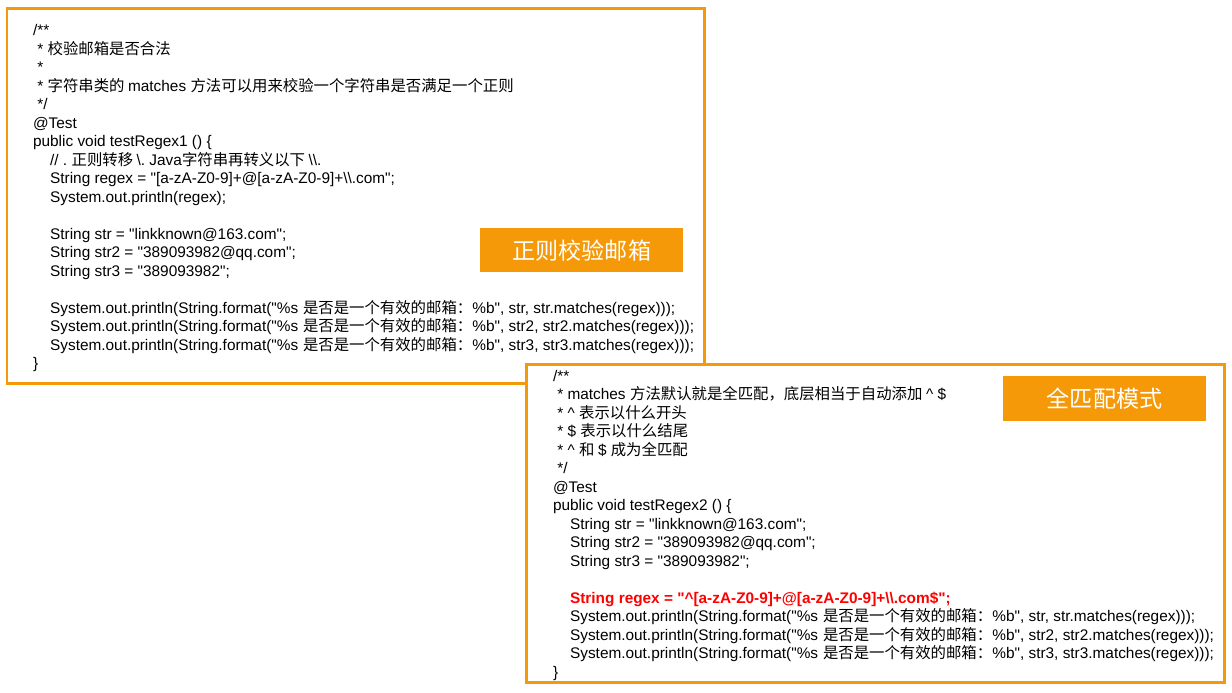
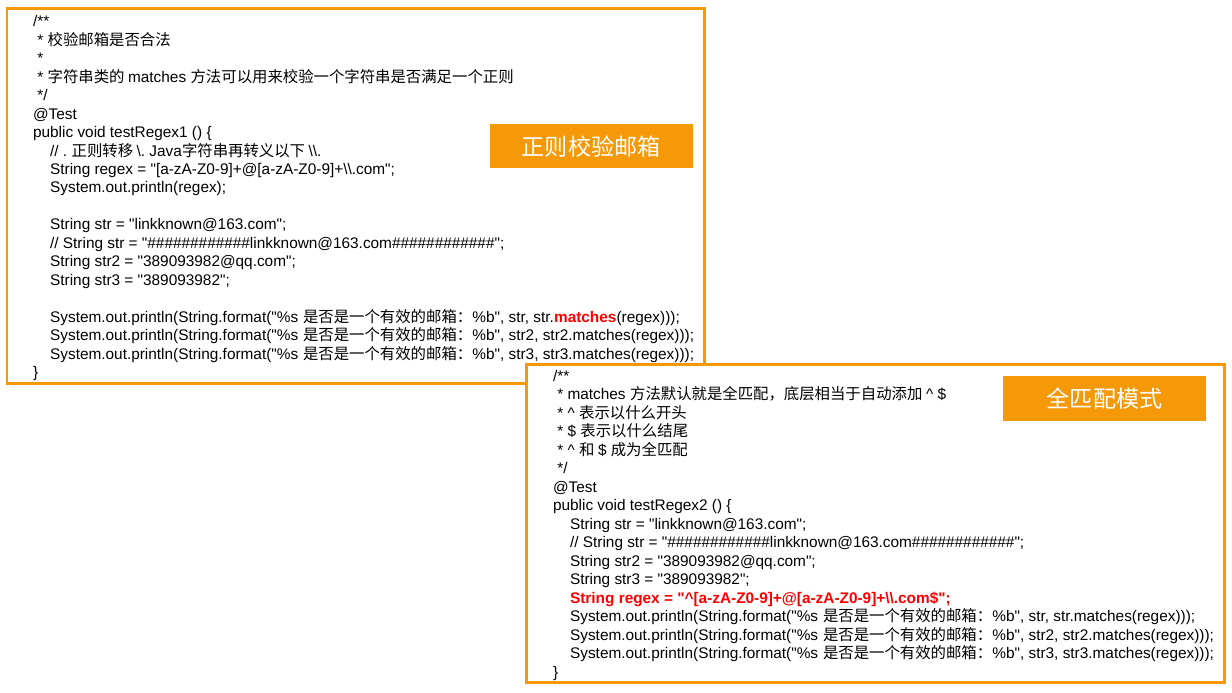
Before and after one commit to linkknown/PPT, a slide deck: slide 10 of 基础PPT/JavaSE进阶第三版/第10章：Java正则简介.pptx (slide 13 before the commit). Drawn at 1232x693 pixels with LibreOffice and Linux fonts; fonts in the diff are those of the drawing; background and template pictures are left out. Boxes give left, top, right and bottom in pixels: in the first picture for what was removed or moved away, otherwise in the second. Text is boxed around its words. In the diff, an @@ line names an element or a change of style, - is before the commit and + after.

```diff
--- a/基础PPT/JavaSE进阶第三版/第10章：Java正则简介.pptx
+++ b/基础PPT/JavaSE进阶第三版/第10章：Java正则简介.pptx
@@ rectangle "正则校验邮箱" moved from (x1=480, y1=227, x2=684, y2=274) to (x1=489, y1=123, x2=693, y2=169) @@
@@ text in rectangle at (x1=63, y1=237, x2=504, y2=251): paragraph added @@
+// String str = "############linkknown@163.com############";
@@ text in rectangle at (x1=50, y1=309, x2=679, y2=325): text colour #000000 to #FF0000, bold on in "str.matches(regex)));" @@
@@ text in rectangle at (x1=583, y1=536, x2=1024, y2=550): paragraph added @@
+// String str = "############linkknown@163.com############";
```
Also in this commit, not shown: 6 other slides changed, 3 slides removed, 12 other files.
